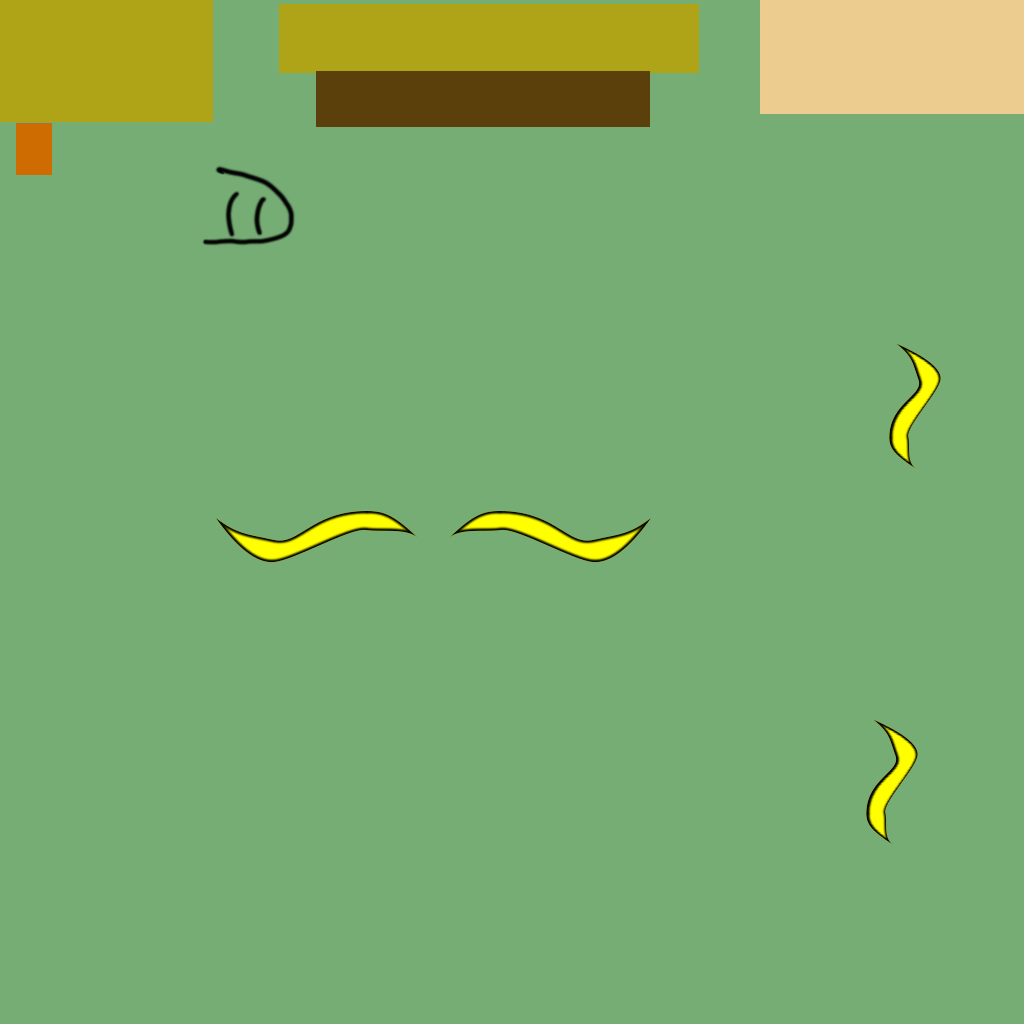
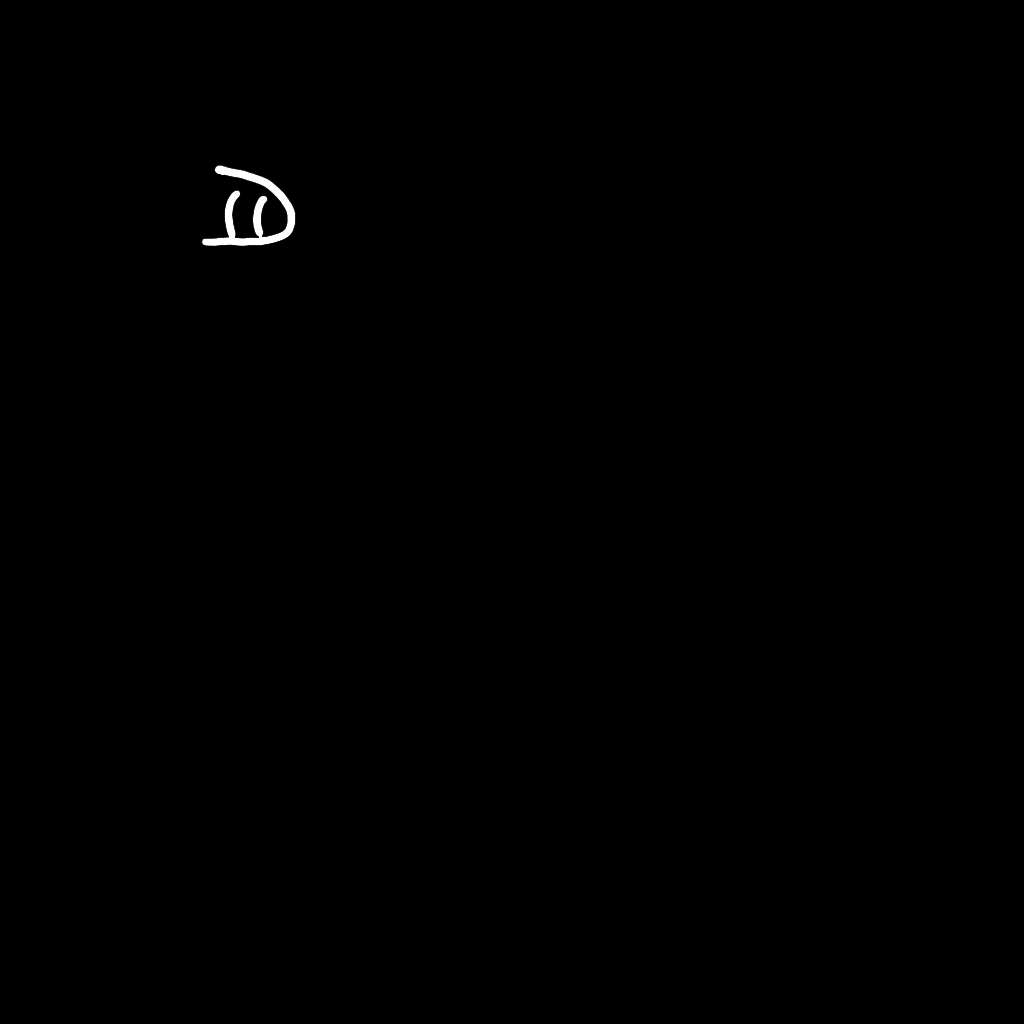
Layers edited between the first and the second w=1024, h=1024 image:
hid group "detalhesColoridos" (8 layers) over (x1=216, y1=343, x2=941, y2=845)
hid "Camada 9" over (x1=279, y1=4, x2=699, y2=74)
added layer "Camada 10" above "Camada 5" over (x1=0, y1=0, x2=1024, y2=1024)
hid "Camada 5" over (x1=201, y1=4, x2=699, y2=247)
hid "Camada 4" over (x1=0, y1=0, x2=1024, y2=1024)
